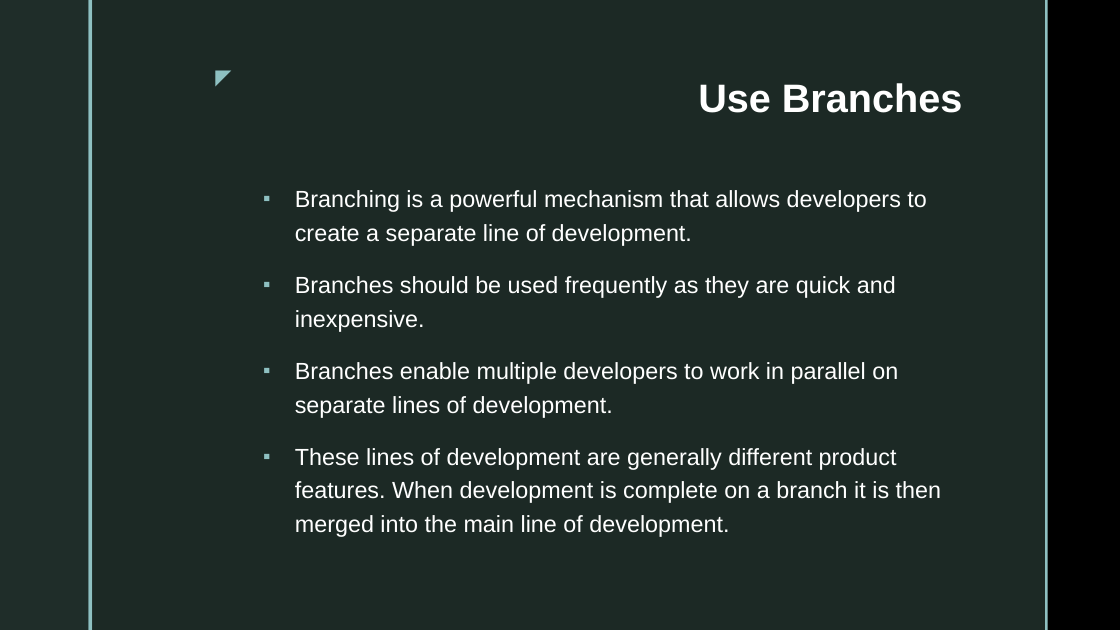
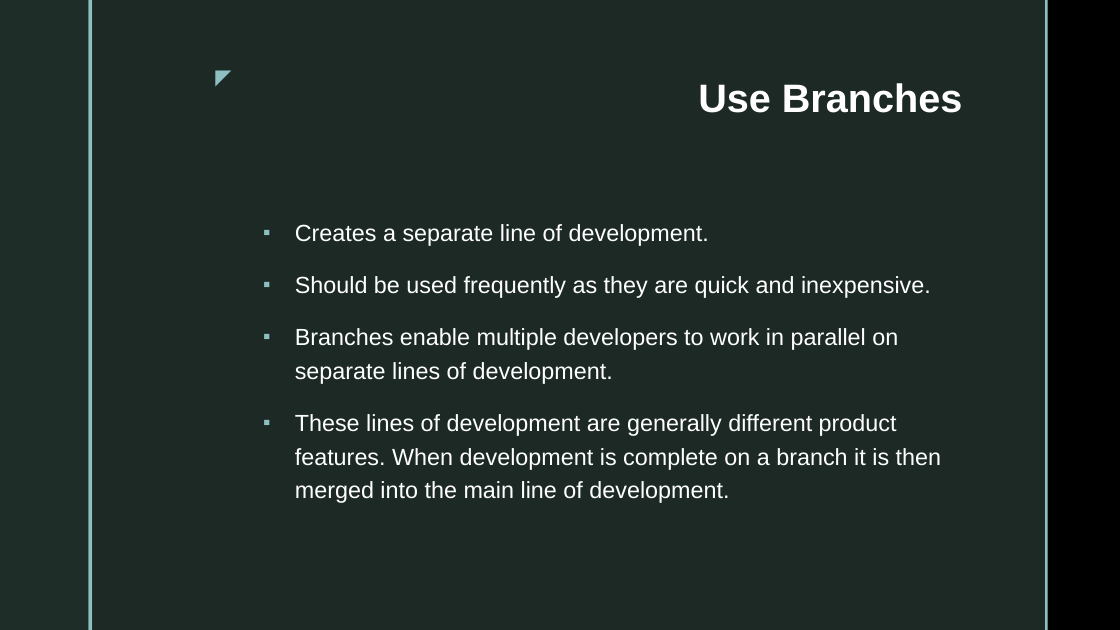
Before and after one commit to gtjames/3420-Presentations, a slide deck: slide 14 of Week 02 - git.pptx. Drawn at 1120x630 pixels with LibreOffice and Linux fonts; fonts in the diff are those of the drawing; background and template pictures are left out. Boxes give left, top, right and bottom in pixels: in the first picture for what was removed or moved away, otherwise in the second. Text is boxed around its words. In the diff, an @@ line names an element or a change of style, - is before the commit and + after.

```diff
--- a/Week 02 - git.pptx
+++ b/Week 02 - git.pptx
@@ text at box(295, 224, 931, 298): text changed @@
-▪ Branching is a powerful mechanism that allows developers to create a separate line of development.
-▪ Branches should be used frequently as they are quick and inexpensive.
+▪ Creates a separate line of development.
+▪ Should be used frequently as they are quick and inexpensive.
```
Also in this commit, not shown: 3 other slides changed, 5 other files.
